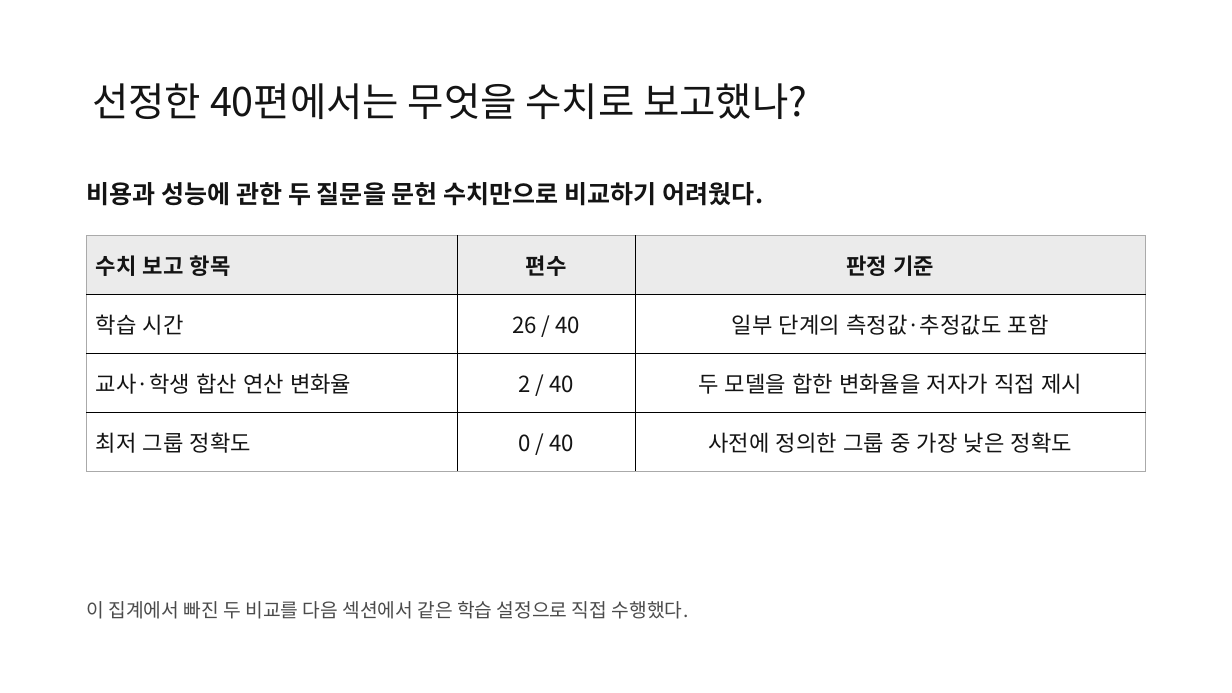
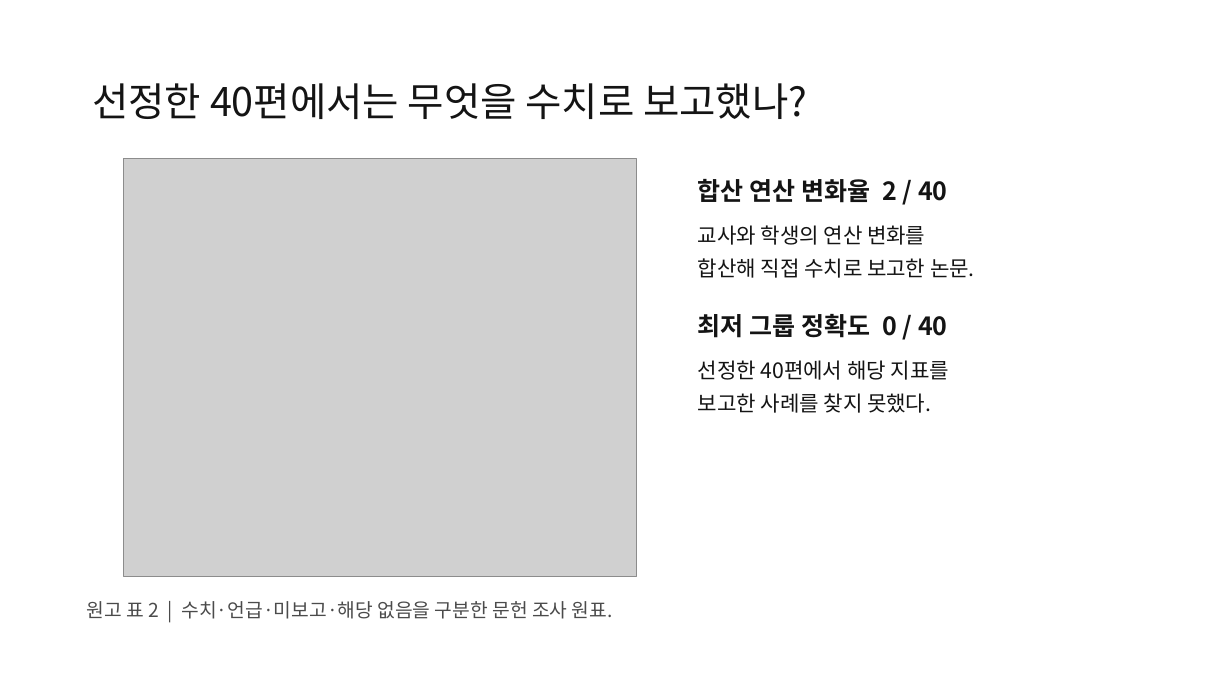
Before and after one commit to jeehoo0507/Efficient-KD-for-Vision, a slide deck: slide 6 of presentations/vision-kd-seminar/EKD-seminar.pptx. Drawn at 1232x693 pixels with LibreOffice and Linux fonts; fonts in the diff are those of the drawing; grey boxes stand for pictures. Boxes give left, top, right and bottom in pixels: in the first picture for what was removed or moved away, otherwise in the second. Text is boxed around its words. In the diff, an @@ line names an element or a change of style, - is before the commit and + after.

```diff
--- a/presentations/vision-kd-seminar/EKD-seminar.pptx
+++ b/presentations/vision-kd-seminar/EKD-seminar.pptx
@@ picture added at [124,159,637,577] @@
@@ text added at [698,179,948,203], 19.5 pt, text #141414, bold @@
+합산 연산 변화율 2 / 40
@@ text removed at [87,182,764,206] @@
-비용과 성능에 관한 두 질문을 문헌 수치만으로 비교하기 어려웠다.
@@ table removed at [87,236,1146,471], 4 rows, 3 columns @@
-수치 보고 항목 | 편수 | 판정 기준
-학습 시간 | 26 / 40 | 일부 단계의 측정값·추정값도 포함
-교사·학생 합산 연산 변화율 | 2 / 40 | 두 모델을 합한 변화율을 저자가 직접 제시
-최저 그룹 정확도 | 0 / 40 | 사전에 정의한 그룹 중 가장 낮은 정확도
@@ text added at [698,225,925,245], 16.5 pt, text #141414 @@
+교사와 학생의 연산 변화를
@@ text added at [698,258,975,278], 16.5 pt, text #141414 @@
+합산해 직접 수치로 보고한 논문.
@@ text added at [698,314,948,338], 19.5 pt, text #141414, bold @@
+최저 그룹 정확도 0 / 40
@@ text added at [698,360,949,380], 16.5 pt, text #141414 @@
+선정한 40편에서 해당 지표를
@@ text added at [698,393,931,413], 16.5 pt, text #141414 @@
+보고한 사례를 찾지 못했다.
@@ text at [87,601,613,619]: text changed @@
-이 집계에서 빠진 두 비교를 다음 섹션에서 같은 학습 설정으로 직접 수행했다.
+원고 표 2 | 수치·언급·미보고·해당 없음을 구분한 문헌 조사 원표.
```
Also in this commit, not shown: 9 other slides changed, 5 slides added, 5 slides removed, 30 other files.
